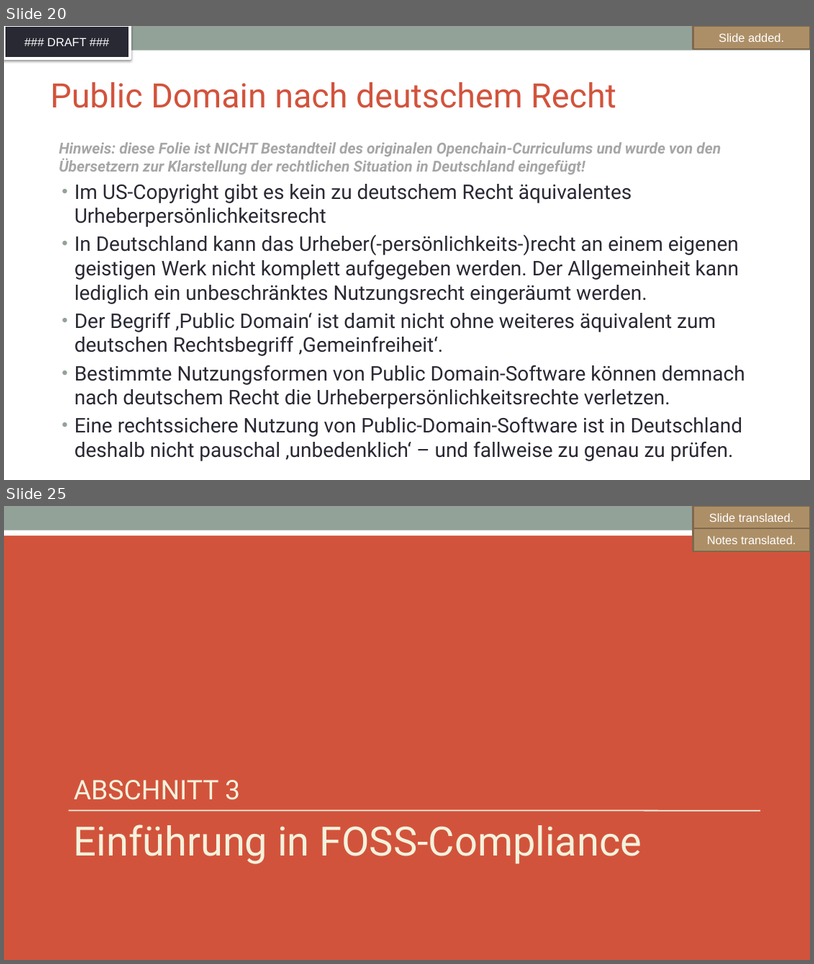
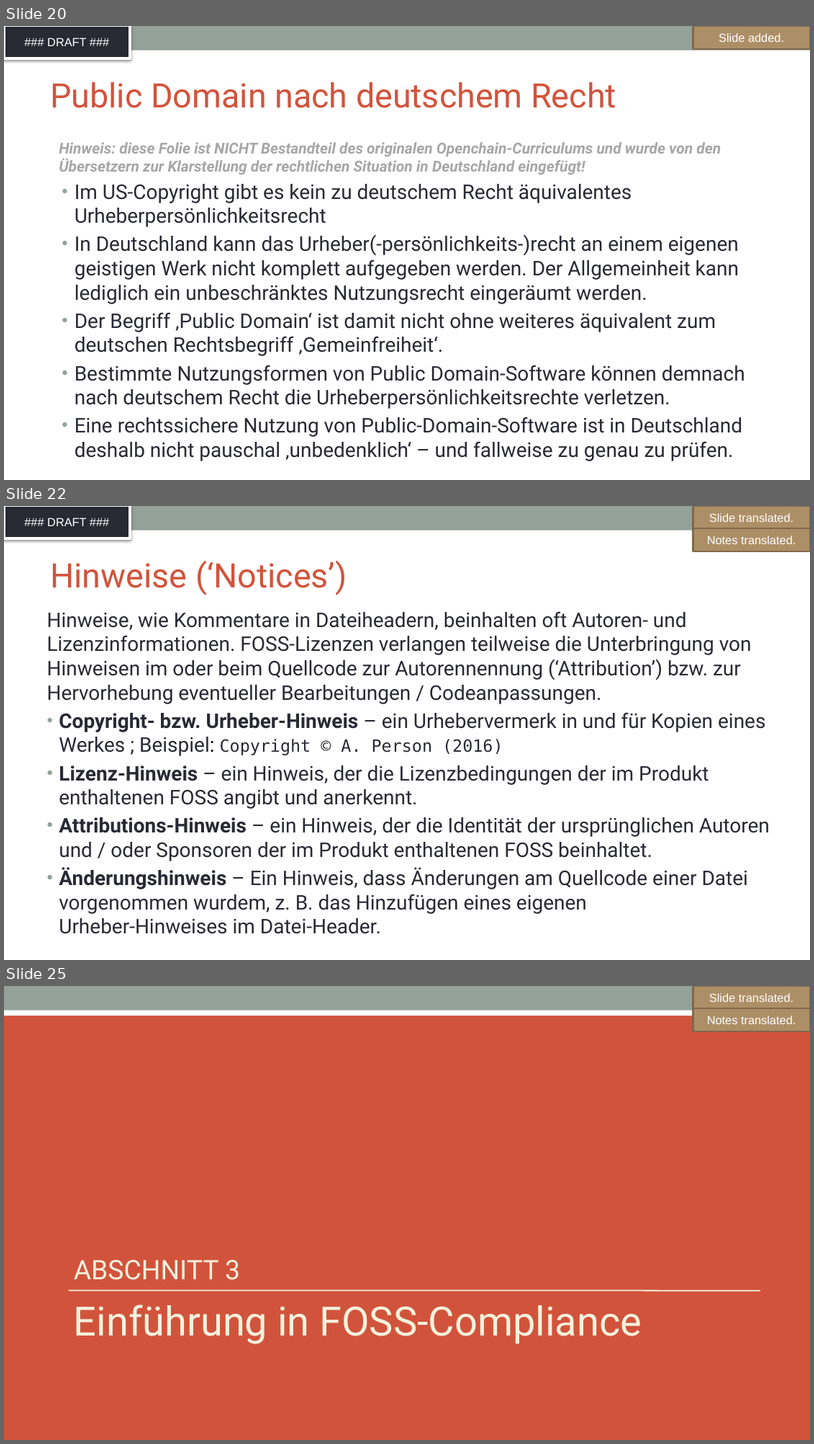
Before and after one commit to SThanheiser/curriculum, a slide deck: translation-DE/slides/DFT_openchain-curriculum-for-1-1_GER.pptx. Shown one above the other, each under a label of ours: slides 20 and 25 before the commit, slides 20, 22 and 25 after it; the slides between them are not shown. The pictures are 814x964 and 814x1444 pixels, drawn with LibreOffice and Linux fonts; fonts in the diff are those of the drawing; background and template pictures are left out. Boxes give left, top, right and bottom in pixels: in the first picture for what was removed or moved away, otherwise in the second. Text is boxed around its words. In the diff, an @@ line names an element or a change of style, - is before the commit and + after.

Commit message:
translation of slides 22-24, 26, minor fixes elsewhere

```diff
--- a/translation-DE/slides/DFT_openchain-curriculum-for-1-1_GER.pptx
+++ b/translation-DE/slides/DFT_openchain-curriculum-for-1-1_GER.pptx
@@ slide 22 added at (4, 506, 810, 960), background #FFFFFF; not listed: 2 template elements that a slide beside it also shows @@
@@ rectangle added at (694, 506, 810, 529), fill #AD8F67, outline #806A4C 2 pt, 14 pt, text #FFFFFF @@
+Slide translated.
@@ rectangle added at (694, 528, 810, 551), fill #AD8F67, outline #806A4C 2 pt, 14 pt, text #FFFFFF @@
+Notes translated.
@@ title added at (50, 561, 347, 595), 40 pt, text #D2533C @@
+Hinweise (‘Notices’)
@@ text added at (47, 611, 770, 934), 24 pt, text #292934 @@
+Hinweise, wie Kommentare in Dateiheadern, beinhalten oft Autoren- und Lizenzinformationen. FOSS-Lizenzen verlangen teilweise die Unterbringung von Hinweisen im oder beim Quellcode zur Autorennennung (‘Attribution’) bzw. zur Hervorhebung eventueller Bearbeitungen / Codeanpassungen.
+• Copyright- bzw. Urheber-Hinweis – ein Urhebervermerk in und für Kopien eines Werkes ; Beispiel: Copyright © A. Person (2016)
+• Lizenz-Hinweis – ein Hinweis, der die Lizenzbedingungen der im Produkt enthaltenen FOSS angibt und anerkennt.
+• Attributions-Hinweis – ein Hinweis, der die Identität der ursprünglichen Autoren und / oder Sponsoren der im Produkt enthaltenen FOSS beinhaltet.
+• Änderungshinweis – Ein Hinweis, dass Änderungen am Quellcode einer Datei vorgenommen wurdem, z. B. das Hinzufügen eines eigenen
+  Urheber-Hinweises im Datei-Header.
```
Also in this commit, not shown: 3 slides changed, 2 other slides added, 3 slides removed.
